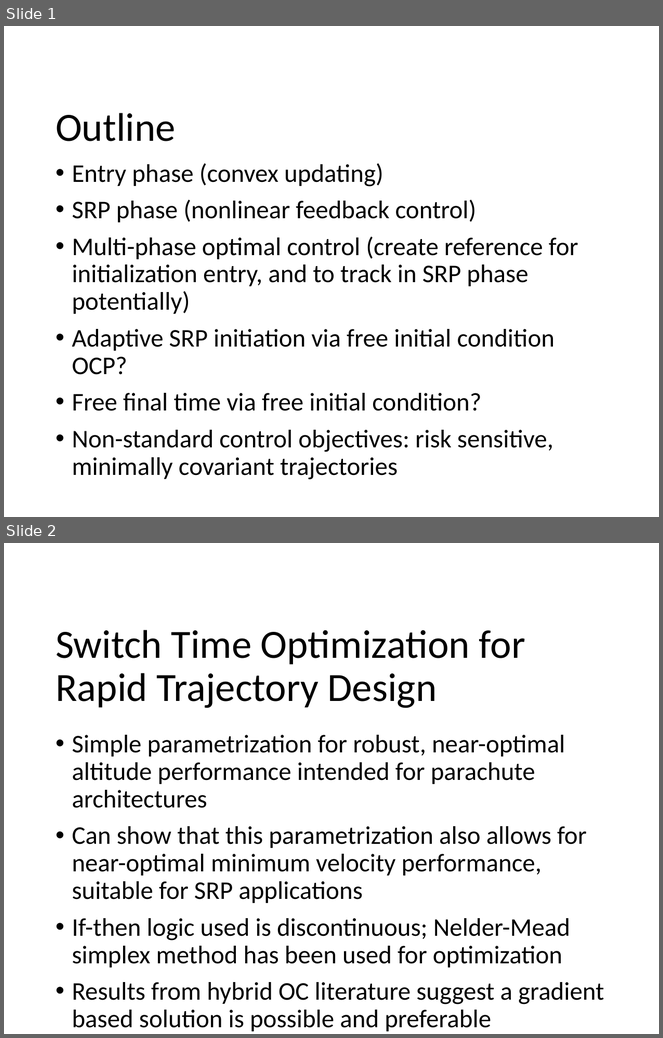
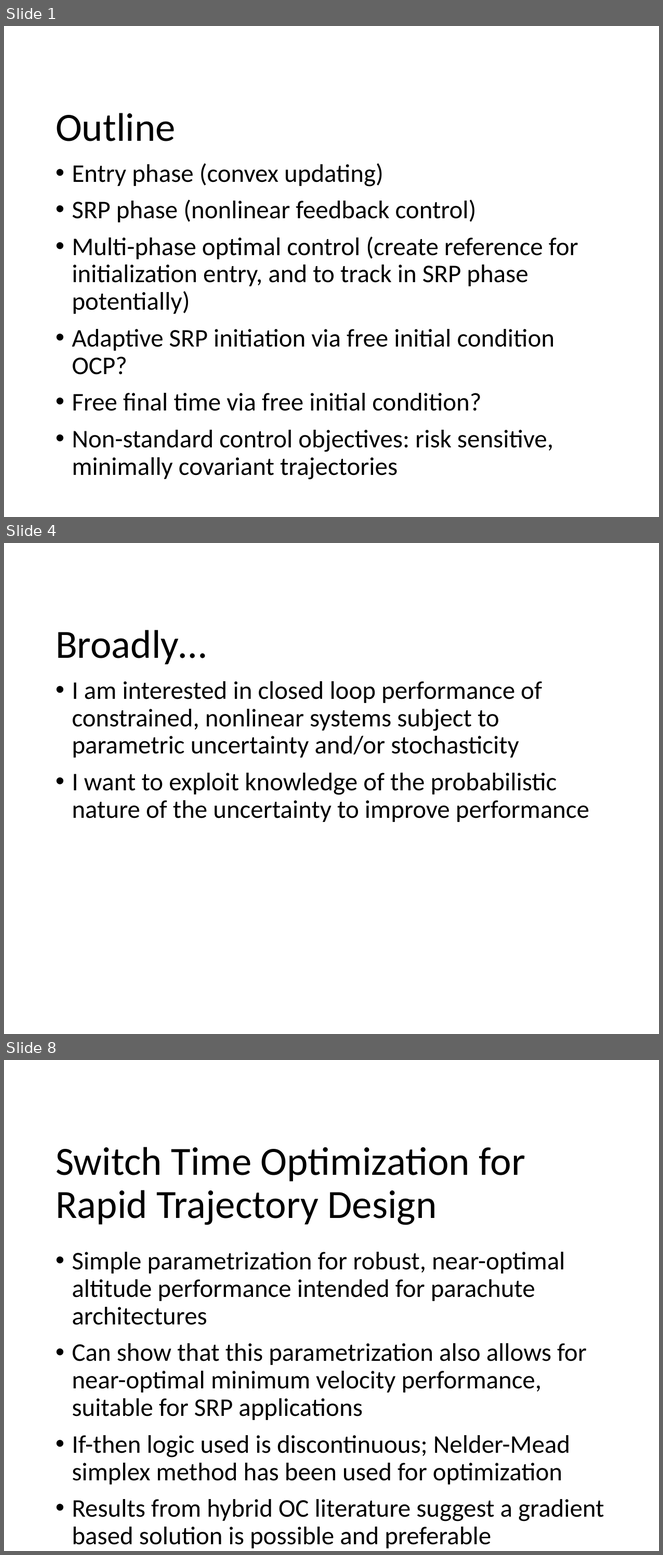
Before and after one commit to CDNoyes/EDL-Py, a slide deck: Documents/Qual Exam.pptx. Shown one above the other, each under a label of ours: slides 1 and 2 before the commit, slides 1, 4 and 8 after it; the slides between them are not shown. The pictures are 663x1038 and 663x1555 pixels, drawn with LibreOffice and Linux fonts; fonts in the diff are those of the drawing; background and template pictures are left out. Boxes give left, top, right and bottom in pixels: in the first picture for what was removed or moved away, otherwise in the second. Text is boxed around its words. In the diff, an @@ line names an element or a change of style, - is before the commit and + after.

```diff
--- a/Documents/Qual Exam.pptx
+++ b/Documents/Qual Exam.pptx
@@ slide 4 added at (4, 543, 659, 1034), background #FFFFFF @@
@@ title added at (55, 630, 207, 665), 44 pt, text #000000 @@
+Broadly…
@@ text added at (72, 681, 590, 822), 28 pt, text #000000 @@
+• I am interested in closed loop performance of constrained, nonlinear systems subject to parametric uncertainty and/or stochasticity
+• I want to exploit knowledge of the probabilistic nature of the uncertainty to improve performance
@@ what was slide 2 is now slide 8 @@
```
Also in this commit, not shown: 1 slide changed, 5 other slides added, 3 other files.
